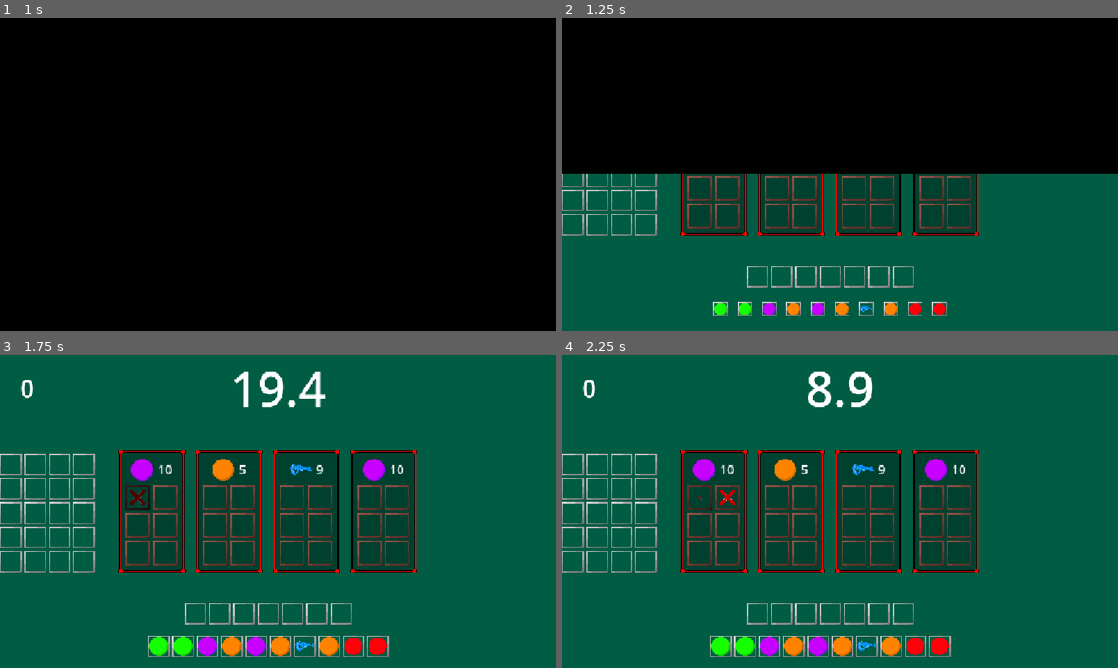
Above: before the commit, frames 1-4 (two rows, left to right).
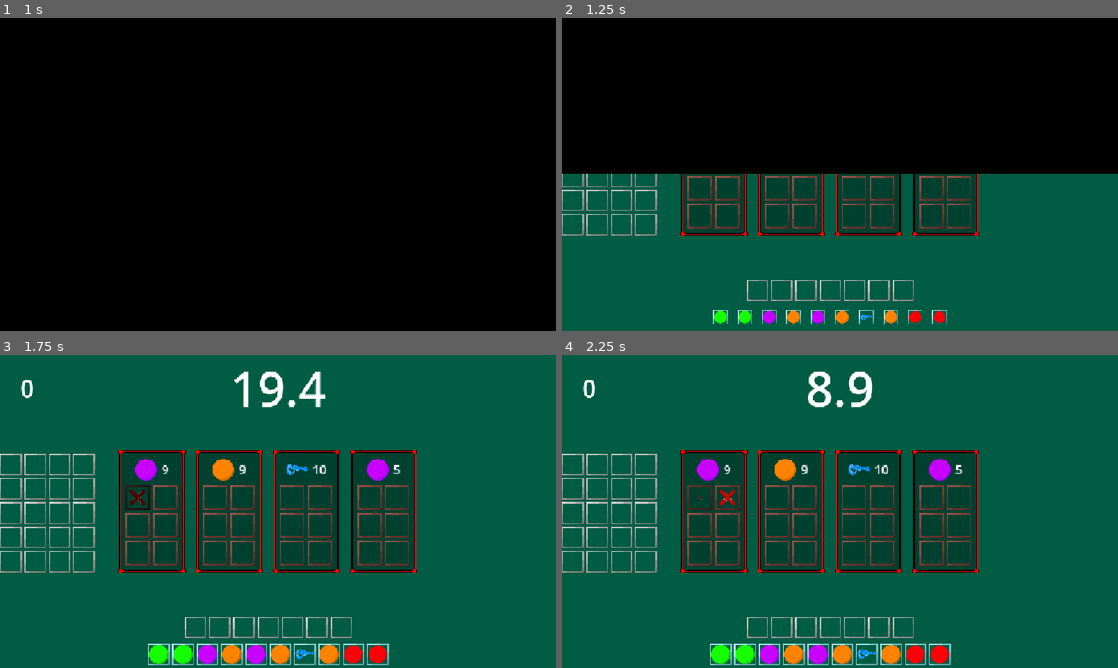
Above: after the commit, the same moments.

Repository: TobiHudi/Liberio
Game: Godot game, scene res://scenes/levels/main_menu.tscn
The game is run twice, just before and just after one commit, with the same random seed, the same clock (stepped at 60 frames per second) and the same inputs.
Inputs (mouse positions are in pixels of both pictures, inside the frame that each line leads up to):
- Up to frame 1 (1 s): click "Start" at 0.5 s
- Up to frame 2 (1.25 s): no input
- Up to frame 3 (1.75 s): click (139, 498) at 1.27 s
- Up to frame 4 (2.25 s): click (728, 498) at 2.02 s

Frame 1 is identical in both runs. In frame 2, 2.2% of the frame differs, in the area x 27-70%, y 79-98%; in frame 3, 3.7%, in the area x 23-73%, y 33-100%; in frame 4, 3.7%.

Commit message:
Refactored ItemRandomizer, Shelf, Trashcan and Hand
-Optimized and Refractored ItemRandomizer, Shelf, Trashcan and Hand.

Diff:
--- a/prototype-17082026/project.godot
+++ b/prototype-17082026/project.godot
@@ -21,6 +21,10 @@
 CheatScript="*uid://befbmafxc8gqh"
 ResourceTable="*uid://b3rx8ttu0jlqm"
 SceneManager="*uid://ds2urski53i4f"
+
+[debug]
+
+gdscript/warnings/unused_signal=0
 
 [display]
 
--- a/prototype-17082026/resources/scripts/game_logic/inventory_base.gd
+++ b/prototype-17082026/resources/scripts/game_logic/inventory_base.gd
@@ -170,3 +170,4 @@
 func get_slot_id(slot : TextureButton) -> String : return slot.get_meta("item_id")
 func get_selected_item() -> String: return GameManager.selected_item
 func get_full_slot_texture_path(slot : TextureButton) -> String: return path_to_textures.path_join(get_slot_id(slot) + ".png")
+func get_full_texture_path(texture : String) -> String: return path_to_textures.path_join(texture + ".png")
--- a/prototype-17082026/resources/scripts/game_logic/item_randomizer.gd
+++ b/prototype-17082026/resources/scripts/game_objects/item_randomizer.gd
@@ -1,36 +1,36 @@
 extends InventoryBase
 
 @export var respawn_time : float
-var progress_bar_stylebox : StyleBoxFlat = preload("res://resources/themes/progress_bar.tres")
-var progress_bar_stylebox_empty : StyleBoxFlat = preload("res://resources/data/empty_stylebox.tres")
-var to_spawn : Array[String] = ResourceTable.ITEMS
-var center_container : CenterContainer = CenterContainer.new()
+@export var progress_bar_stylebox : StyleBoxFlat
+@export var progress_bar_stylebox_empty : StyleBoxFlat
+
+var item_to_spawn : Array[String] = ResourceTable.ITEMS
+
 func _ready() -> void:
-	super._ready()
-	set_up_inventory_location()
-	set_up_slot()
-
-func set_up_slot() -> void:
+	#Overwrites Textures
 	empty_slot_texture = load("res://assets/textures/products/inventory_slot.png")
 	fallback_texture =load("res://assets/textures/products/inventory_slot.png")
+	super._ready()
+	set_up_slot()
+#Overwrites current add_container() function.
+func add_container() -> void:
+	var center_container : CenterContainer = CenterContainer.new()
+	add_child(center_container)
+	center_container.use_top_left = true
+	center_container.set_position(Vector2(0, -20))   #Currently Hard-Coded
+	center_container.add_child(slot_container)
+#Sets Up Slot textures and properties.
+func set_up_slot() -> void:
+	#Sets up InventorySlot Abilities.
 	can_replace_item_slot = false
 	can_place_item_in_slot = false
 	for slot in slot_container.get_children():
 		if slot is TextureButton:
+			#Adds Timer and ProgressBar for each slot.
 			var timer : Timer = Timer.new()
 			var progress_bar : ProgressBar = ProgressBar.new()
 			slot.add_child(progress_bar)
 			slot.add_child(timer)
-#			var new_style_fill = progress_bar.get_theme_stylebox("fill").duplicate()
-#			var new_style_bg = progress_bar.get_theme_stylebox("background").duplicate()
-#
-#			new_style_fill.corner_radius_top_left = 0
-#			new_style_fill.corner_radius_top_right = 0
-#			new_style_fill.corner_radius_bottom_left = 0
-#			new_style_fill.corner_radius_bottom_right = 0
-#			new_style_fill.bg_color = Color(1, 1, 1, 1)
-#			new_style_bg.bg_color = Color(0, 0, 0, 0)
-
 			progress_bar.add_theme_stylebox_override("fill", progress_bar_stylebox)
 			progress_bar.add_theme_stylebox_override("background", progress_bar_stylebox_empty)
 			progress_bar.set_fill_mode(3)
@@ -38,37 +38,36 @@
 			progress_bar.show_percentage = false
 			progress_bar.set_mouse_filter(Control.MOUSE_FILTER_IGNORE)
 			progress_bar.max_value = respawn_time
-
 			timer.one_shot = true
 
+			#Binds SpawnNewItem to all slots.
 			slot.button_down.connect(spawn_new_item.bind(slot, timer, progress_bar))
-			slot.set_meta("item_id", to_spawn.pick_random())
+
+			#Randomizes Slot Item
+			slot.set_meta("item_id", item_to_spawn.pick_random())
 			update_slot(slot)
-func set_up_inventory_location() -> void:
-	center_container.use_top_left = true
-	await get_tree().process_frame
-	center_container.set_position(Vector2(0, -slot_container.size.y))
-
+#Spawns new item if slot is empty after taking an item out.
 func spawn_new_item(slot : TextureButton, timer : Timer, progress_bar : ProgressBar) -> void:
 	if !timer.is_stopped():
 		return
-
+	#If slot is empty, remove mouse access and pick random item.
 	if slot.get_meta("item_id")	 == "":
 		slot.set_mouse_filter(Control.MOUSE_FILTER_IGNORE)
+
+		#Updates ProgressBar while Timer is running
 		timer.start(respawn_time)
 		while timer.time_left >= 0.01:
 			progress_bar.value = respawn_time - timer.time_left
 			await get_tree().process_frame
 		await timer.timeout
+
+		#Resets ProgressBar and regain mouse access.
 		progress_bar.value = 0
 		slot.set_mouse_filter(Control.MOUSE_FILTER_PASS)
-		#print_debug("Item replaced!")
-		slot.set_meta("item_id", to_spawn.pick_random())
+
+		#Sets new ItemID and animate slot for a smooth transition.
+		slot.set_meta("item_id", item_to_spawn.pick_random())
 		tween_animation(slot, AnimationState.IN)
 		await tween_animation(slot, AnimationState.IN)
 		update_slot_ui(slot)
 		tween_animation(slot, AnimationState.OUT)
-
-func add_container() -> void:    #Überschreibt vorhandene Funktion vom InventoryBase
-	add_child(center_container)
-	center_container.add_child(slot_container)
--- a/prototype-17082026/resources/scripts/game_objects/shelf.gd
+++ b/prototype-17082026/resources/scripts/game_objects/shelf.gd
@@ -1,20 +1,20 @@
 extends InventoryBase
+
+@onready var timer_and_item_container : Container = $CenterContainer/Panel/MarginContainer/VBoxContainer/TimerAndItemContainer
 
 var bonus_time : float
 var bonus_points : int
 var penalty_time : float
 var clear_shelf_time : float
-@export var clear_slot_time : float
-@export var timer_and_item_container : Container
+var clear_slot_time : float = 0.05
+var allowed_item : String
+var chosen_shelf
 
-var allowed_item : String
 var timer : Timer = Timer.new()
-var label : Label = Label.new()
+var empty_shelf_timer_label : Label = Label.new()
 var item_picture : TextureRect = TextureRect.new()
-
 var points_label_bg : TextureRect = TextureRect.new()
 var points_label : Label = Label.new()
-var chosen_shelf
 
 func _ready() -> void:
 	#Overwrites Textures
@@ -23,99 +23,38 @@
 
 	self.scale = Vector2(1.6, 1.6)
 	super._ready()
-	set_up_resource_table_data_and_slot_attributes()
-	label.text = str("%.0f" % clear_shelf_time)
-
-
-
-	timer.one_shot = true
-	add_child(timer)
-	label.horizontal_alignment = HORIZONTAL_ALIGNMENT_CENTER
-
-	timer_and_item_container.add_child(item_picture)
-	timer_and_item_container.add_child(label)
 	randomize_shelf()
-
+	set_up_shelf()
+#Overwrites current add_container() function.
 func add_container() -> void:
+	#Currently depends on a Node Setup.
 	$CenterContainer/Panel/MarginContainer/VBoxContainer.add_child(slot_container)
-
-func _process(_delta: float) -> void:
-	if !timer.is_stopped():
-		label.text = str("%.0f" % timer.time_left)
-
-func check_shelf_status() -> void:
-	#Implementiere Partikel Effekte für erfolgreiches platzieren von Slot.
-	var slots_filled : int = 0
-	for shelf_slot in slot_container.get_children():
-		if shelf_slot is TextureButton && shelf_slot.get_meta("item_id") == allowed_item:
-			slots_filled += 1
-
-	if slots_filled == inventory_slots:
-		for shelf_slot in slot_container.get_children():
-			if shelf_slot is TextureButton:
-				shelf_slot.set_mouse_filter(Control.MOUSE_FILTER_IGNORE)
-		#Spielt die "pulse" animation, wenn das Regal voll ist.
-		var tweeny_pulse : Tween = create_tween()
-		tweeny_pulse.set_loops()
-		tweeny_pulse.tween_property(slot_container, "modulate", Color(1, 1, 1, 0), 0.2).set_ease(Tween.EASE_IN)
-		tweeny_pulse.tween_property(slot_container, "modulate", Color(1, 1, 1, 1), 0.2).set_ease(Tween.EASE_OUT)
-
-		GameManager.player_points += bonus_points
-		tween_animation(points_label_bg, AnimationState.OUT)
-		await get_tree().create_timer(1).timeout
-		tween_animation(points_label_bg, AnimationState.IN)
-		#Startet den Timer für das Zurücksetzen des Regals
-		timer.start(clear_shelf_time)
-		await timer.timeout
-
-		randomize_shelf()
-
-		#Setzt den Label Text + Entfernt den Pulse Effekt.
-		label.text = str("%.0f" % clear_shelf_time)
-		tweeny_pulse.kill()
-		slot_container.modulate = Color(1, 1, 1, 1)
-		#Sucht Alle vorhandenen Slots.
-		for shelf_slot in slot_container.get_children():
-			if shelf_slot is TextureButton:
-
-				tween_animation(shelf_slot, AnimationState.IN)
-				await EventBus.animation_finished
-				shelf_slot.set_meta("item_id", "")
-				update_slot(shelf_slot)
-				tween_animation(shelf_slot, AnimationState.OUT)
-				shelf_slot.set_mouse_filter(Control.MOUSE_FILTER_STOP)
-
-				await get_tree().create_timer(clear_slot_time).timeout
-		EventBus.game_timer_update.emit(bonus_time)
-
-
-		print_debug("ALLE SLOTS BEFÜLLT :D")
-
-func on_item_accept(item_id : String, _index : int) -> bool:
-	return item_id == allowed_item #Returned true wenn item_id == allowed_item
+#Returns True if item_id == allowed_item
+func on_item_accept(item_id : String, _index : int) -> bool: return item_id == allowed_item
+#Executes this function if on_item_accept is False.
 func on_item_failure(slot : TextureButton, index : int) -> void:
 	print_debug(allowed_item)
 	super.on_item_failure(slot, index)
 	EventBus.game_timer_update.emit(-penalty_time)
-
-func randomize_shelf() -> void:
-	allowed_item = ResourceTable.ITEMS.pick_random()
-	CheatScript.current_cheat_item = allowed_item
-	var full_path = path_to_textures.path_join(allowed_item + ".png")
-	print_debug(full_path)
-	item_picture.texture = load(full_path)
-
-func set_up_resource_table_data_and_slot_attributes() -> void:
-
+#Sets up Shelf with all attributes.
+func set_up_shelf() -> void:
+	#Sets up InventorySlot Abilities.
 	can_replace_item_slot = false
 	can_take_item_out_of_slot = false
 
+	#Connects check_shelf_status on every Slot.
+	for slot in slot_container.get_children():
+		if slot is TextureButton:
+			slot.button_down.connect(check_shelf_status)
+
+	#Gets ResourceTable Shelves (Will rather search for a Shelf that is currently selected from the Shop)
 	var resource_table_size = ResourceTable.SHELVES.size()
 	GameManager.chosen_shelf = ResourceTable.SHELVES.keys()[randi() % resource_table_size]
 	chosen_shelf = GameManager.chosen_shelf
 	var current_shelf = ResourceTable.SHELVES.get(chosen_shelf)
 	print_debug(chosen_shelf)
 
+	#Sets ResourceTable properties to the Shelf.
 	if current_shelf == null:
 		print_debug("WRONG OR NO VALUE ASSIGNED")
 		bonus_time = 999
@@ -130,6 +69,17 @@
 		clear_shelf_time = current_shelf.clear_time
 		$CenterContainer/Panel/NinePatchRect.texture = current_shelf.texture
 
+	#Adds ItemPicture and EmptyShelfTimerLabel
+	timer_and_item_container.add_child(item_picture)
+	timer_and_item_container.add_child(empty_shelf_timer_label)
+
+	#Sets up EmptyShelfTimerLabel
+	empty_shelf_timer_label.text = str("%.0f" % clear_shelf_time)
+	empty_shelf_timer_label.horizontal_alignment = HORIZONTAL_ALIGNMENT_CENTER
+	timer.one_shot = true
+	add_child(timer)
+
+	#Sets up PointsLabel Text with properties.
 	var points_label_center : CenterContainer  = CenterContainer.new()
 	add_child(points_label_center)
 	points_label_center.use_top_left = true
@@ -146,9 +96,77 @@
 	points_label.set_vertical_alignment(VERTICAL_ALIGNMENT_CENTER)
 	points_label.custom_minimum_size = points_label_bg.size
 
-	for slot in slot_container.get_children():
-		if slot is TextureButton:
-			slot.button_down.connect(check_shelf_status)
-
 	await get_tree().process_frame
 	tween_animation(points_label_bg, AnimationState.IN)
+#Randomizes wanted Shelf item.
+func randomize_shelf() -> void:
+	#Picks random Item from the ResourceTable
+	allowed_item = ResourceTable.ITEMS.pick_random()
+	var full_path = path_to_textures.path_join(allowed_item + ".png")
+	print_debug(full_path)
+	item_picture.texture = load(get_full_texture_path(allowed_item))
+
+	push_warning("Remove Cheat Function on release.")
+	CheatScript.current_cheat_item = allowed_item
+#Checks how many Shelf slots are filled.
+func check_shelf_status() -> void:
+	#For Statement, that checks how many Slots have been filled.
+	var slots_filled : int = 0
+	for shelf_slot in slot_container.get_children():
+		if shelf_slot is TextureButton && shelf_slot.get_meta("item_id") == allowed_item:
+			slots_filled += 1
+
+	#Checks if all slots have been filled.
+	if slots_filled == inventory_slots:
+		for shelf_slot in slot_container.get_children():
+			if shelf_slot is TextureButton:
+				shelf_slot.set_mouse_filter(Control.MOUSE_FILTER_IGNORE)
+
+		#Plays a pulse animation while all slots are filled.
+		var tweeny_pulse : Tween = create_tween()
+		tweeny_pulse.set_loops()
+		tweeny_pulse.tween_property(slot_container, "modulate", Color(1, 1, 1, 0), 0.2).set_ease(Tween.EASE_IN)
+		tweeny_pulse.tween_property(slot_container, "modulate", Color(1, 1, 1, 1), 0.2).set_ease(Tween.EASE_OUT)
+
+		#Adds Points to the Player.
+		GameManager.player_points += bonus_points
+		tween_animation(points_label_bg, AnimationState.OUT)
+		await get_tree().create_timer(0.5).timeout
+		tween_animation(points_label_bg, AnimationState.IN)
+
+		#Startet den Timer für das Zurücksetzen des Regals
+		timer.start(clear_shelf_time)
+
+		#Updates EmptyShelfTimerLabel text if the timer is running.
+		while timer.time_left >= 0.01:
+			empty_shelf_timer_label.text = str("%.0f" % timer.time_left)
+			await get_tree().process_frame
+		await timer.timeout
+
+		#Randomizes Shelf after Timer timeouts.
+		randomize_shelf()
+
+		#Setzt den Label Text + Entfernt den Pulse Effekt.
+		empty_shelf_timer_label.text = str("%.0f" % clear_shelf_time)
+
+		#Removes pulse effect and resets color transparency
+		tweeny_pulse.kill()
+		slot_container.modulate = Color(1, 1, 1, 1)
+
+		#Changes ItemId, update slots and regains mouse control.
+		for shelf_slot in slot_container.get_children():
+			if shelf_slot is TextureButton:
+				tween_animation(shelf_slot, AnimationState.IN)
+				await EventBus.animation_finished
+				shelf_slot.set_meta("item_id", "")
+				update_slot(shelf_slot)
+				tween_animation(shelf_slot, AnimationState.OUT)
+				shelf_slot.set_mouse_filter(Control.MOUSE_FILTER_STOP)
+
+				#A simple Timer for the loop.
+				await get_tree().create_timer(clear_slot_time).timeout
+
+		#Emits GameTimerUpdate and adds the bonus time to the GameLoopManager
+		EventBus.game_timer_update.emit(bonus_time)
+
+		push_warning("Alle Slots Befüllt")
--- a/prototype-17082026/resources/scripts/game_objects/trashcan.gd
+++ b/prototype-17082026/resources/scripts/game_objects/trashcan.gd
@@ -1,72 +1,64 @@
 extends InventoryBase
 
 @export var empty_trash_time : float
-var progress_bar_stylebox : StyleBoxFlat = preload("res://resources/themes/progress_bar.tres")
-var progress_bar_stylebox_empty : StyleBoxFlat = preload("res://resources/data/empty_stylebox.tres")
-var center_container : CenterContainer = CenterContainer.new()
+@export var progress_bar_stylebox : StyleBoxFlat
+@export var progress_bar_stylebox_empty : StyleBoxFlat
 
 func _ready() -> void:
 	super._ready()
-	set_up_inventory()
-
-func set_up_inventory() -> void:
+	set_up_trashcan()
+#Overwrites current add_container() function.
+func add_container() -> void:
+	var center_container : CenterContainer = CenterContainer.new()
+	add_child(center_container)
+	center_container.use_top_left = true
+	center_container.set_position(Vector2(0, -60))
+	center_container.add_child(slot_container)
+#Sets up Trashcan properties.
+func set_up_trashcan() -> void:
+	#Sets up InventorySlot Abilities.
 	can_replace_item_slot = false
 	can_take_item_out_of_slot = false
 
-	center_container.use_top_left = true
-	await get_tree().process_frame
-	center_container.set_position(Vector2(0, -slot_container.size.y * 2.5))
-
+	#Gets all slots and applies properties to the slots.
 	for trash_slot in slot_container.get_children():
 		if trash_slot is TextureButton:
+			#Adds a Timer and ProgressBar to every Slot.
 			var trashcan_timer : Timer = Timer.new()
 			var trashcan_progress_bar : ProgressBar = ProgressBar.new()
 			trash_slot.add_child(trashcan_timer)
 			trash_slot.add_child(trashcan_progress_bar)
+			trashcan_progress_bar.add_theme_stylebox_override("fill", progress_bar_stylebox)
+			trashcan_progress_bar.add_theme_stylebox_override("background", progress_bar_stylebox_empty)
+			trashcan_progress_bar.set_fill_mode(3)
+			trashcan_progress_bar.set_anchors_and_offsets_preset(Control.PRESET_FULL_RECT)
+			trashcan_progress_bar.show_percentage = false
+			trashcan_progress_bar.set_mouse_filter(Control.MOUSE_FILTER_IGNORE)
+			trashcan_progress_bar.max_value = empty_trash_time
+			trashcan_timer.one_shot = true
 
+			#Connects TrashItem to slot button.
 			trash_slot.button_down.connect(trash_item.bind(trash_slot, trashcan_timer, trashcan_progress_bar))
-			add_trashcan_properties(trashcan_timer, trashcan_progress_bar)
-			print_debug("AAA")
-
-func add_trashcan_properties(trashcan_timer : Timer, trashcan_progress_bar : ProgressBar) -> void:
-#	var new_style_fill = trashcan_progress_bar.get_theme_stylebox("fill").duplicate()
-#	var new_style_bg = trashcan_progress_bar.get_theme_stylebox("background").duplicate()
-#
-#	new_style_fill.corner_radius_top_left = 0
-#	new_style_fill.corner_radius_top_right = 0
-#	new_style_fill.corner_radius_bottom_left = 0
-#	new_style_fill.corner_radius_bottom_right = 0
-#	new_style_fill.bg_color = Color(1, 1, 1, 1)
-#	new_style_bg.bg_color = Color(0, 0, 0, 0)
-#
-	trashcan_progress_bar.add_theme_stylebox_override("fill", progress_bar_stylebox)
-	trashcan_progress_bar.add_theme_stylebox_override("background", progress_bar_stylebox_empty)
-
-	trashcan_progress_bar.set_fill_mode(3)
-	trashcan_progress_bar.set_anchors_and_offsets_preset(Control.PRESET_FULL_RECT)
-	trashcan_progress_bar.show_percentage = false
-	trashcan_progress_bar.set_mouse_filter(Control.MOUSE_FILTER_IGNORE)
-	trashcan_progress_bar.max_value = empty_trash_time
-
-	trashcan_timer.one_shot = true
-
+#Resets all values of slot.
 func trash_item(slot : TextureButton, trashcan_timer : Timer, trashcan_progress_bar : ProgressBar) -> void:
+	#Returns code if the TrashcanTimer is running
 	if !trashcan_timer.is_stopped():
 		return
 
+	#Empties Trash if slot is filled.
 	if get_slot_id(slot) != "":
+		#Updates ProgressBar while Timer is running
 		trashcan_timer.start(empty_trash_time)
 		while trashcan_timer.time_left >= 0.01:
 			trashcan_progress_bar.value = empty_trash_time - trashcan_timer.time_left
 			await get_tree().process_frame
 		await trashcan_timer.timeout
+
+		#Resets ProgressBar and SlotId values.
 		trashcan_progress_bar.value = 0
 		slot.set_meta("item_id", "")
 		tween_animation(slot, AnimationState.IN)
 		await tween_animation(slot, AnimationState.IN)
 		update_slot_ui(slot)
 		tween_animation(slot, AnimationState.OUT)
-
-func add_container() -> void:
-	add_child(center_container)
-	center_container.add_child(slot_container)
+	else: print_debug("Slot is empty.")
--- a/prototype-17082026/resources/scripts/player/cheat_script.gd
+++ b/prototype-17082026/resources/scripts/player/cheat_script.gd
@@ -6,5 +6,7 @@
 	if event.is_action_pressed("cheat_add_item"):
 		GameManager.selected_item = current_cheat_item
 		EventBus.item_changed.emit()
+		print_debug(current_cheat_item)
+
 	if event.is_action_pressed("cheat_start_game"):
 		EventBus.game_timer_start.emit(20.0)
--- a/prototype-17082026/resources/scripts/player/hand.gd
+++ b/prototype-17082026/resources/scripts/player/hand.gd
@@ -6,32 +6,36 @@
 var tweeny : Tween
 # Called when the node enters the scene tree for the first time.
 func _ready() -> void:
+	add_hand_properties()
+#adds all connections and properties for Hand.
+func add_hand_properties() -> void:
 	add_child(texture_rect)
-	EventBus.item_changed.connect(update_texture)
 	texture_rect.pivot_offset = texture_rect.size / 2
-# Called every frame. 'delta' is the elapsed time since the previous frame.
-func _process(_delta: float) -> void:
-	global_position = get_global_mouse_position() + Vector2(20, 20)
-
-func update_texture() -> void:
-	if tweeny and tweeny.is_valid():
-		tweeny.kill()
-		texture_rect.scale = Vector2.ONE
-
+	EventBus.item_changed.connect(tweeny_animation)
+	EventBus.item_changed.connect(update_hand_texture)
+#Updates Hand texture, if it exists.
+func update_hand_texture() -> void:
 	var full_path = path_to_textures.path_join(GameManager.selected_item + ".png")
 	if full_path != path_to_textures + ".png":
 		if ResourceLoader.exists(full_path):
 			texture_rect.texture = load(full_path)
-			#print_debug("Updating Texture...")
-			start_pulsing_animation()
 		else: texture_rect.texture = fallback_texture
 	else:
 		texture_rect.texture = null
-		#print_debug("Texture wird entfernt...")
+#TextureRect mouse follow logic
+func _process(_delta: float) -> void:
+	global_position = get_global_mouse_position() + Vector2(20, 20)
 
-func start_pulsing_animation() -> void:
-	tweeny = create_tween()
-	tweeny.set_loops()
-
-	tweeny.tween_property(texture_rect, "scale", Vector2(0.8, 0.8), 0.2)
-	tweeny.tween_property(texture_rect, "scale", Vector2(1, 1), 0.2)
+#Creates a pulsing animation for the held item.
+func tweeny_animation() -> void:
+	if GameManager.selected_item == "":
+		if tweeny and tweeny.is_valid():
+			tweeny.kill()
+		#Resets TextureRect size.
+		texture_rect.scale = Vector2.ONE
+	else:
+		#Plays animation.
+		tweeny = create_tween()
+		tweeny.set_loops()
+		tweeny.tween_property(texture_rect, "scale", Vector2(0.8, 0.8), 0.2)
+		tweeny.tween_property(texture_rect, "scale", Vector2(1, 1), 0.2)
--- a/prototype-17082026/scenes/game_logic/item_randomizer.tscn
+++ /dev/null
@@ -1,15 +0,0 @@
-[gd_scene format=3 uid="uid://b3kga8ig37kws"]
-
-[ext_resource type="Script" uid="uid://beshixbah0q8o" path="res://resources/scripts/game_logic/item_randomizer.gd" id="1_8hm4w"]
-
-[node name="ItemRandomizer" type="Control" unique_id=70979117]
-layout_mode = 3
-anchors_preset = 8
-anchor_left = 0.5
-anchor_top = 0.5
-anchor_right = 0.5
-anchor_bottom = 0.5
-grow_horizontal = 2
-grow_vertical = 2
-script = ExtResource("1_8hm4w")
-inventory_slots = 10
--- /dev/null
+++ b/prototype-17082026/scenes/game_objects/item_randomizer.tscn
@@ -0,0 +1,19 @@
+[gd_scene format=3 uid="uid://b3kga8ig37kws"]
+
+[ext_resource type="Script" uid="uid://beshixbah0q8o" path="res://resources/scripts/game_objects/item_randomizer.gd" id="1_8hm4w"]
+[ext_resource type="StyleBox" uid="uid://by06ugwg5uwks" path="res://resources/themes/progress_bar.tres" id="2_murke"]
+[ext_resource type="StyleBox" uid="uid://d1hnkfbp46yrt" path="res://resources/data/empty_stylebox.tres" id="3_ykfwl"]
+
+[node name="ItemRandomizer" type="Control" unique_id=70979117]
+layout_mode = 3
+anchors_preset = 8
+anchor_left = 0.5
+anchor_top = 0.5
+anchor_right = 0.5
+anchor_bottom = 0.5
+grow_horizontal = 2
+grow_vertical = 2
+script = ExtResource("1_8hm4w")
+respawn_time = 3.0
+progress_bar_stylebox = ExtResource("2_murke")
+progress_bar_stylebox_empty = ExtResource("3_ykfwl")
--- a/prototype-17082026/scenes/game_objects/shelf.tscn
+++ b/prototype-17082026/scenes/game_objects/shelf.tscn
@@ -4,7 +4,7 @@
 
 [sub_resource type="StyleBoxEmpty" id="StyleBoxEmpty_e1orj"]
 
-[node name="Shelf" type="Control" unique_id=1567865377 node_paths=PackedStringArray("timer_and_item_container")]
+[node name="Shelf" type="Control" unique_id=1567865377]
 layout_mode = 3
 anchors_preset = 8
 anchor_left = 0.5
@@ -18,7 +18,6 @@
 grow_horizontal = 2
 grow_vertical = 2
 script = ExtResource("1_qyujd")
-timer_and_item_container = NodePath("CenterContainer/Panel/MarginContainer/VBoxContainer/TimerAndItemContainer")
 inventory_slots = 6
 inventory_columns = 2
 
--- a/prototype-17082026/scenes/game_objects/trashcan.tscn
+++ b/prototype-17082026/scenes/game_objects/trashcan.tscn
@@ -1,6 +1,8 @@
 [gd_scene format=3 uid="uid://ciu7p1oxta24x"]
 
 [ext_resource type="Script" uid="uid://dpxg6ir7pxi10" path="res://resources/scripts/game_objects/trashcan.gd" id="1_o3amj"]
+[ext_resource type="StyleBox" uid="uid://by06ugwg5uwks" path="res://resources/themes/progress_bar.tres" id="2_sdyo4"]
+[ext_resource type="StyleBox" uid="uid://d1hnkfbp46yrt" path="res://resources/data/empty_stylebox.tres" id="3_8nk1j"]
 
 [node name="Trashcan" type="Control" unique_id=1680512811]
 layout_mode = 3
@@ -13,10 +15,7 @@
 grow_vertical = 0
 script = ExtResource("1_o3amj")
 empty_trash_time = 1.0
+progress_bar_stylebox = ExtResource("2_sdyo4")
+progress_bar_stylebox_empty = ExtResource("3_8nk1j")
 inventory_slots = 2
 inventory_columns = 1
-
-[node name="ProgressBar" type="ProgressBar" parent="." unique_id=1415692458]
-layout_mode = 0
-offset_right = 4.0
-offset_bottom = 27.0
--- a/prototype-17082026/scenes/levels/main.tscn
+++ b/prototype-17082026/scenes/levels/main.tscn
@@ -2,7 +2,7 @@
 
 [ext_resource type="PackedScene" uid="uid://cgtxf62ms35px" path="res://scenes/game_objects/shelf.tscn" id="1_2vj2h"]
 [ext_resource type="PackedScene" uid="uid://ciu7p1oxta24x" path="res://scenes/game_objects/trashcan.tscn" id="1_b6bv0"]
-[ext_resource type="PackedScene" uid="uid://b3kga8ig37kws" path="res://scenes/game_logic/item_randomizer.tscn" id="2_y0acb"]
+[ext_resource type="PackedScene" uid="uid://b3kga8ig37kws" path="res://scenes/game_objects/item_randomizer.tscn" id="2_y0acb"]
 [ext_resource type="PackedScene" uid="uid://bbeoo854o7kyc" path="res://scenes/player/hand.tscn" id="3_y0acb"]
 [ext_resource type="PackedScene" uid="uid://by7u104iour6e" path="res://scenes/player/inventory.tscn" id="4_j4d2a"]
 [ext_resource type="PackedScene" uid="uid://c8qsntgu48ikm" path="res://scenes/game_logic/game_loop_manager.tscn" id="6_b6bv0"]
@@ -80,6 +80,7 @@
 offset_right = 20.0
 grow_vertical = 0
 respawn_time = 2.0
+inventory_slots = 10
 inventory_columns = 10
 
 [node name="GameLoopManager" parent="." unique_id=739497856 instance=ExtResource("6_b6bv0")]
Renamed: prototype-17082026/resources/scripts/game_logic/item_randomizer.gd.uid -> prototype-17082026/resources/scripts/game_objects/item_randomizer.gd.uid
